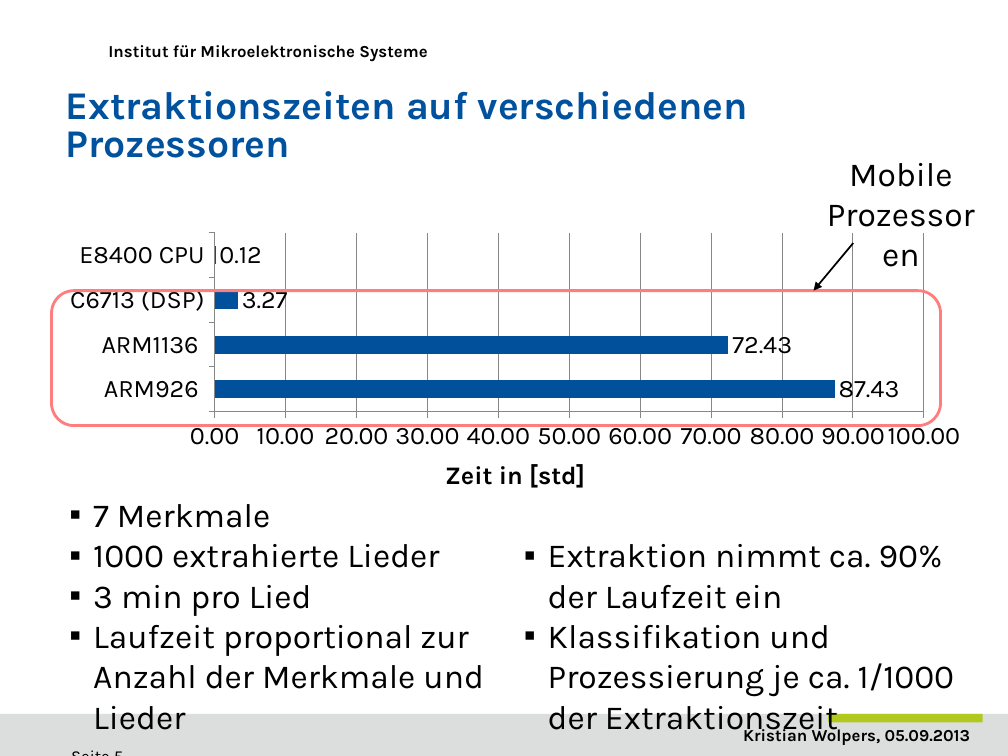
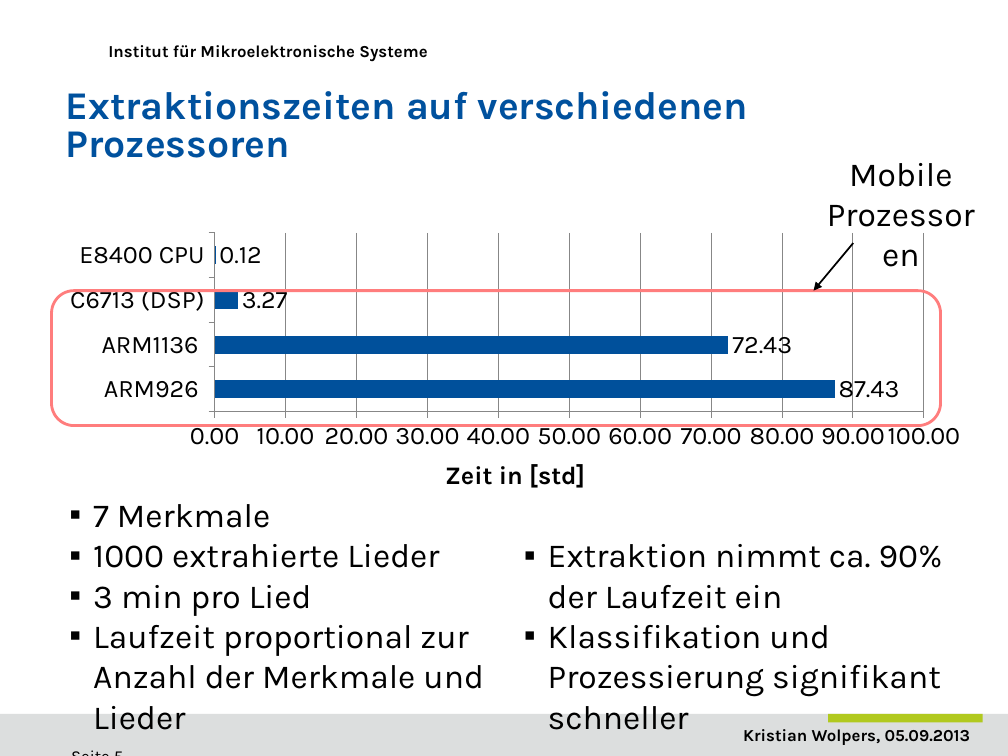
Before and after one commit to DuncanSin/Masterarbeit, a slide deck: slide 5 of Speech/Praesentation1.pptx. Drawn at 1008x756 pixels with LibreOffice and Linux fonts; fonts in the diff are those of the drawing; background and template pictures are left out. Boxes give left, top, right and bottom in pixels: in the first picture for what was removed or moved away, otherwise in the second. Text is boxed around its words. In the diff, an @@ line names an element or a change of style, - is before the commit and + after.

```diff
--- a/Speech/Praesentation1.pptx
+++ b/Speech/Praesentation1.pptx
@@ text at (548,625,941,730): text changed @@
-▪ Klassifikation und Prozessierung je ca. 1/1000 der Extraktionszeit
+▪ Klassifikation und Prozessierung signifikant schneller
```
Also in this commit, not shown: 8 other slides changed, 4 slides added, 3 slides removed.
